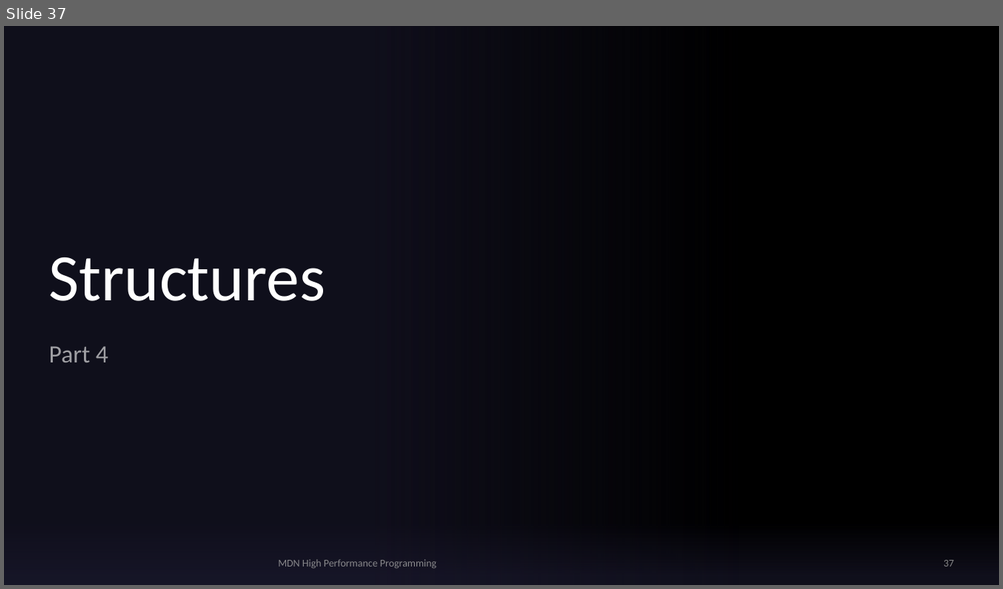
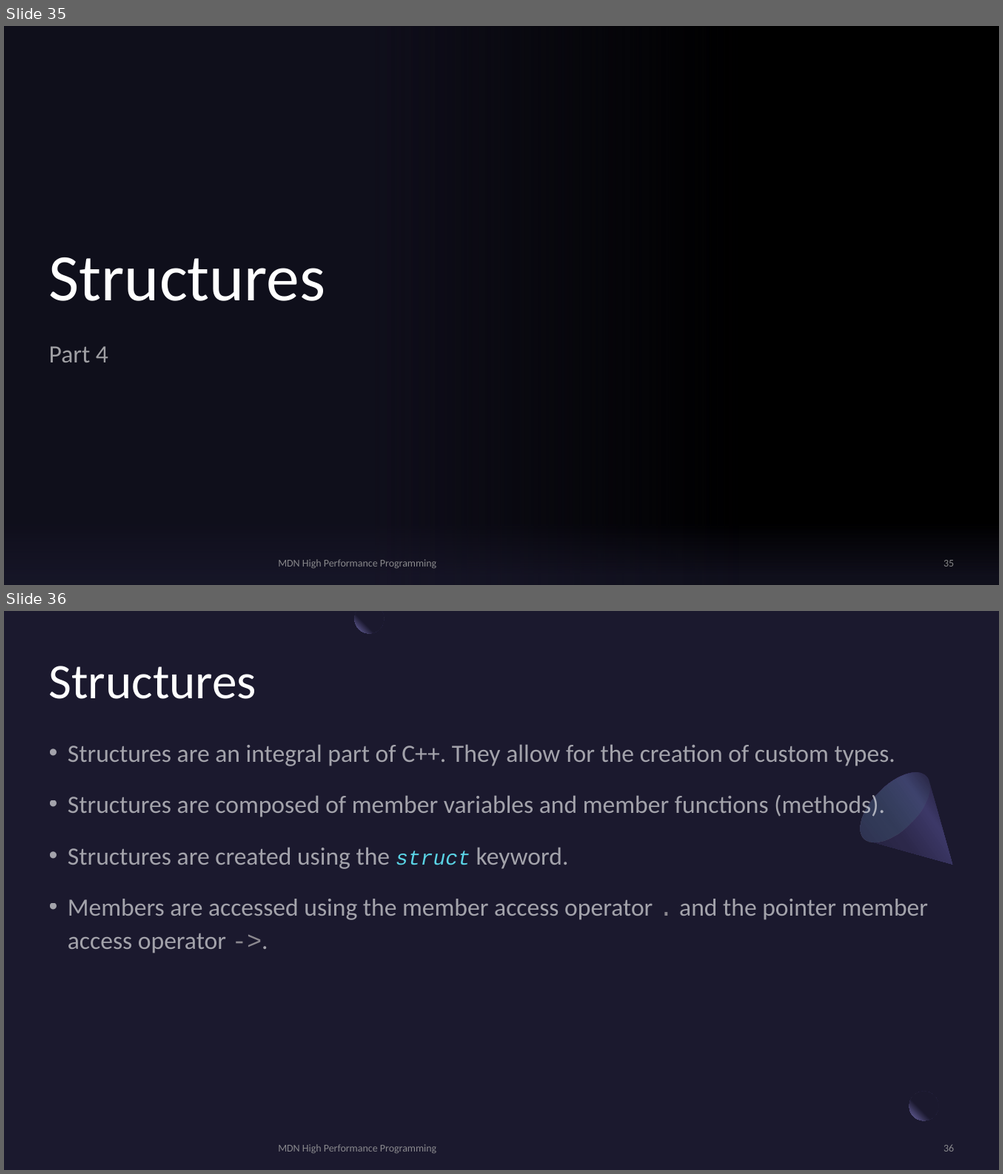
Before and after one commit to MonashDeepNeuron/HPP, a slide deck: content/part4/slides/hpp_part4.pptx. Shown one above the other, each under a label of ours: slide 37 before the commit, slides 35 and 36 after it. The pictures are 1003x589 and 1003x1174 pixels, drawn with LibreOffice and Linux fonts; fonts in the diff are those of the drawing; background and template pictures are left out. Boxes give left, top, right and bottom in pixels: in the first picture for what was removed or moved away, otherwise in the second. Text is boxed around its words. In the diff, an @@ line names an element or a change of style, - is before the commit and + after.

Commit message:
Finished off part4 slides Fixed some links

```diff
--- a/content/part4/slides/hpp_part4.pptx
+++ b/content/part4/slides/hpp_part4.pptx
@@ slide 36 added at bbox=[4, 611, 999, 1170], background #1B192E @@
@@ freeform shape added at bbox=[355, 611, 384, 633], fill gradient #1B192E to #7771B2 @@
@@ title added at bbox=[49, 666, 256, 699], 48 pt, text #FFFFFF @@
+Structures
@@ text added at bbox=[68, 744, 928, 954], 24 pt, text #FFFFFF at 60% opacity @@
+• Structures are an integral part of C++. They allow for the creation of custom types.
+• Structures are composed of member variables and member functions (methods).
+• Structures are created using the struct keyword.
+• Members are accessed using the member access operator . and the pointer member access operator ->.
@@ freeform shape added at bbox=[848, 760, 983, 896], fill gradient #2C284A to #3C3867 to #1B192E @@
@@ ellipse added at bbox=[848, 760, 942, 854], fill gradient #454075 to #5BEFC1 @@
@@ ellipse added at bbox=[909, 1092, 938, 1122], fill gradient #1B192E to #7771B2 @@
@@ rectangle added at bbox=[938, 1086, 969, 1116], fill #1B192E at 80% opacity @@
@@ text added at bbox=[278, 1145, 436, 1153], 10 pt, text #A6A6A6 at 80% opacity @@
+MDN High Performance Programming
@@ page number added at bbox=[943, 1145, 953, 1152], 10 pt, text #A6A6A6 at 80% opacity @@
+36
@@ what was slide 37 is now slide 35 @@
@@ page number at bbox=[943, 560, 953, 567]: text changed @@
-37
+35
```
Also in this commit, not shown: 2 slides changed, 2 other slides added, 2 slides removed, 4 other files.
